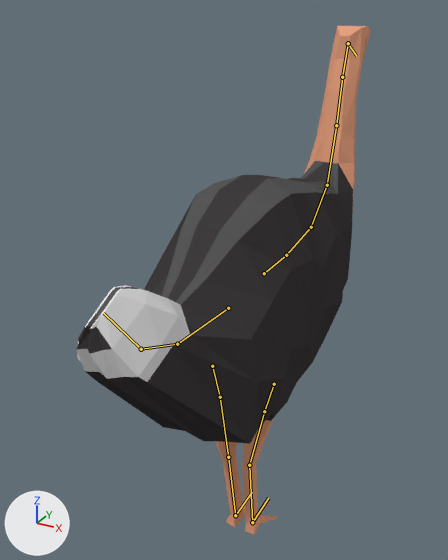
A saved change to the Blender file Assets/Sabana/ostrich.blend.
The view is the same before and after, from a 50 mm lens placed at (2.8, -6.32, 6.29), pointed at (-0.52, -0.28, 3.27). Lighting does not change. The marker at lower left points along +X, +Y and +Z. The bones that bend it are drawn over the model as lines.
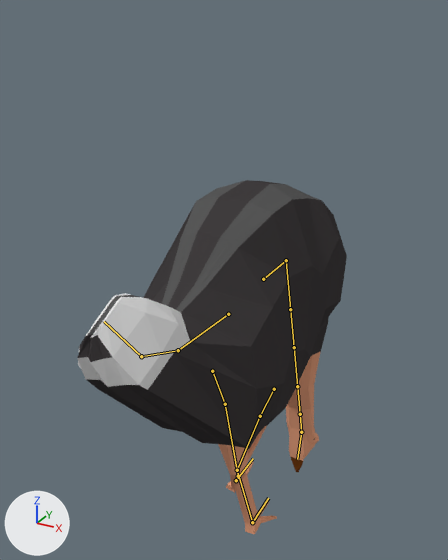
The newer file adds an action. The first version stands in its rest pose; the second is drawn at frame 145 of the action 'Scared'.

Location of each change, (x1, y1, x2, y2) in pixels of the pictures (448 x 560 px):
'Cube', posed (8% narrower, 30% shorter)
    before: (76, 26, 371, 534)
    after: (77, 180, 347, 534)
bone 'Body_middle', root to tip
    before: (264, 273) to (286, 255)
    after: (263, 279) to (286, 260)

What the commit changed:
Bone 'Body_middle' (bone_body_middle) moves from (0.0, 0.0, 0.0) to (0.0, 0.0, -0.07).
Bone 'Foot_ik-target.R' (bone_foot_ik_target_r) moves from (0.0, 0.0, 0.0) to (0.0, 0.18, 0.56).
Bone 'Head_ik-target' (bone_head_ik_target) moves from (0.0, 0.0, 0.0) to (0.0, -0.81, -5.85).
Bone 'Head_ik-target' (bone_head_ik_target) turns from (0, 0, 0) to (-82, 0, 0) degrees about its own x, y and z.
